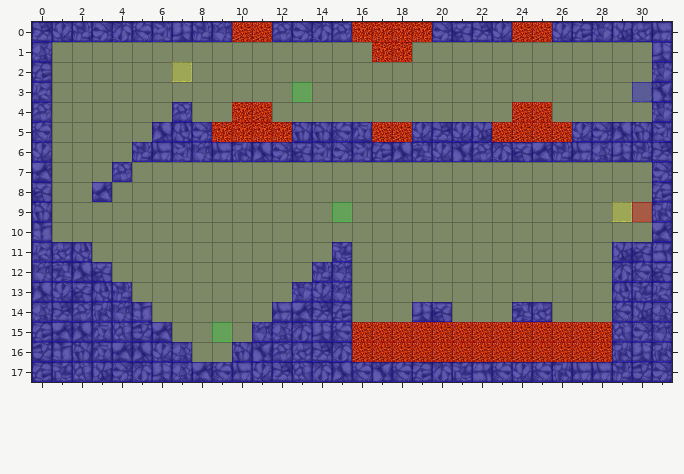
Two versions of a level (Tiled map, Spellington/src/res/map/mapDungeon35.tmx). This is how it looked before the edit.
Cells are 50x50 px. Shown: x 0..31, y 0..17.
New version:
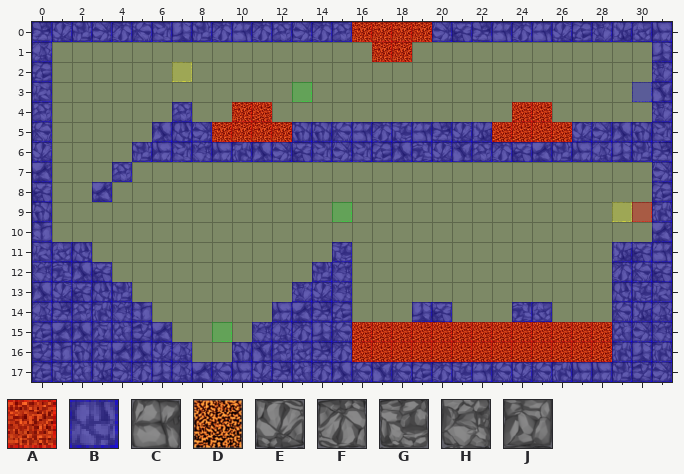
Key: from "collisionTile": A 0, B 3; from "dungeonTile.png": C 2, D 4, E 17, F 18, G 25, H 43, J 44.
_ is an empty cell.
Tiles replaced or removed in this view: A, D, E, H, J.
See-through tiles are keyed as they look on the map.
Diff:
Changed rows in their new state; . is an unchanged cell.
Layer "terrain":
first column x 9:
 0 FCF...........CFC
first column x 16:
 5 CFGC
Layer "collision":
first column x 10:
 0 BB............BB
first column x 17:
 5 BB
Changed places in both pictures, as pixel boxes (x1, y1, x2, y2):
changed: (212, 22, 272, 42)
changed: (492, 22, 552, 42)
changed: (352, 122, 432, 142)
